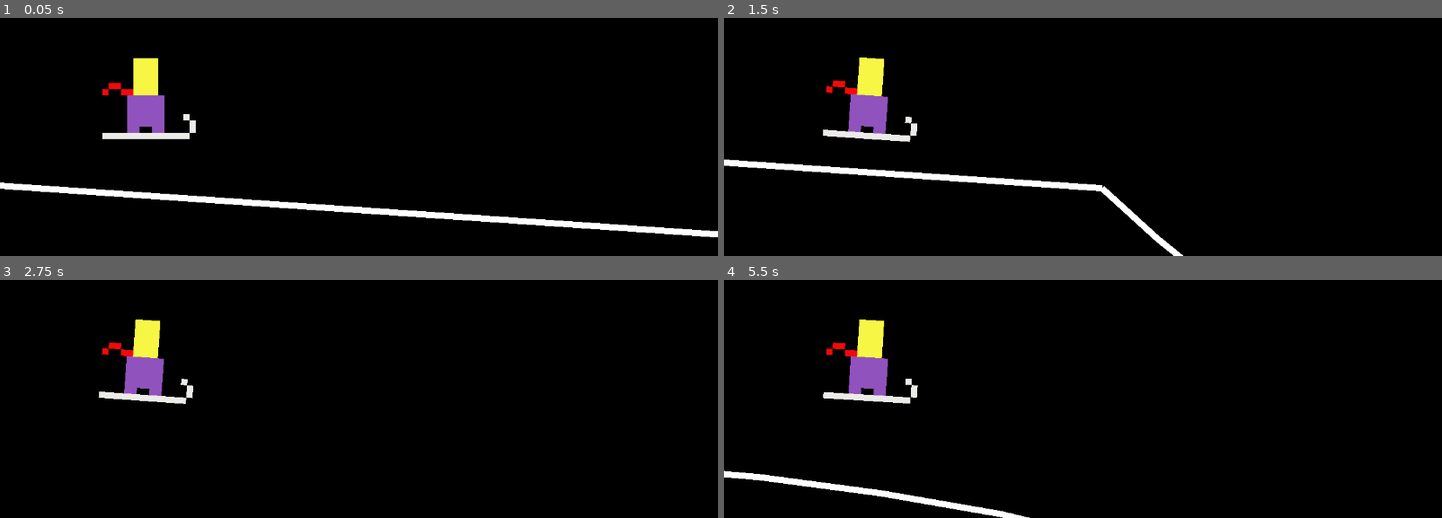
Above: before the commit, frames 1-4 (two rows, left to right).
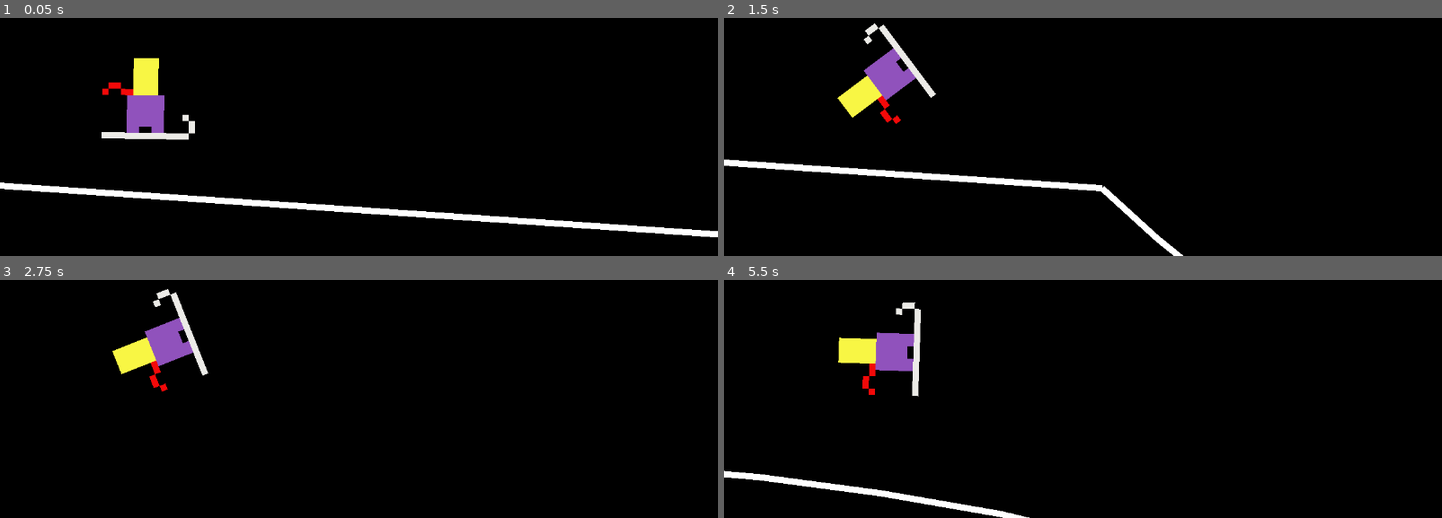
Above: after the commit, the same moments.

Repository: martindzejky/powder-panic
Game: Godot game, scene res://main.tscn
Two runs of this game, one before a commit and one after it. Both use one fixed random seed, a clock stepped at 60 frames per second and the inputs below.
Inputs:
- Up to frame 1 (0.05 s): no input
- Up to frame 2 (1.5 s): tap Enter at 0.5 s; hold Space (jump) 0.53-1.28 s; tap Space (jump) at 1.35 s
- Up to frame 3 (2.75 s): tap Space (jump) at 1.52, 1.82 s; hold Space (jump) from 2.03 s (still down)
- Up to frame 4 (5.5 s): release Space (jump) at 2.78 s; tap Space (jump) at 2.85, 3.02, 3.32, 4.35, 4.52, 4.82 s; hold Space (jump) 3.53-4.28 s; hold Space (jump) from 5.03 s (still down)

The runs differ from the first frame. In frame 1, 0.2% of the frame differs, in the area x 14-28%, y 16-52%; in frame 2, 2.8%; in frame 3, 2.9%, in the area x 13-30%, y 3-53%; in frame 4, 2.8%.

Commit message:
backflips

Diff:
--- a/objects/player.gd
+++ b/objects/player.gd
@@ -3,8 +3,10 @@
 @export var current_speed = 800
 @export var gravity = 1000.0
 @export var jump_strength = 500.0
+@export var rotation_speed = 2.6
+@export var passive_rotation_speed = 0.3
 
-@export var sprite: Sprite2D
+@export var rotation_node: Node2D
 
 var slope_normal = Vector2.UP
 
@@ -23,16 +25,20 @@
 
   if is_on_floor():
     slope_normal = get_floor_normal()
-    update_sprite_rotation()
+    update_floor_rotation()
     time_in_air = 0.0
   else:
     time_in_air += delta
+    update_air_rotation(delta)
 
 func handle_jump():
   velocity.y = -jump_strength
 
   # Normalize to maintain constant speed
   velocity = velocity.normalized() * current_speed
+
+  # Rotate the sprite back slightly
+  rotation_node.rotation = slope_normal.angle() + PI / 2 - 0.2
 
 func handle_slope_movement(delta):
   # Movement aligned with slope
@@ -49,6 +55,12 @@
   # Normalize to maintain constant speed
   velocity = velocity.normalized() * current_speed
 
-func update_sprite_rotation():
+func update_floor_rotation():
   # Rotate the sprite to match the slope
-  sprite.rotation = slope_normal.angle() + PI / 2
+  rotation_node.rotation = slope_normal.angle() + PI / 2
+
+func update_air_rotation(delta):
+  if Input.is_action_pressed('jump'):
+    rotation_node.rotation -= rotation_speed * delta
+  else:
+    rotation_node.rotation += passive_rotation_speed * delta
--- a/objects/player.tscn
+++ b/objects/player.tscn
@@ -6,12 +6,12 @@
 [sub_resource type="CircleShape2D" id="CircleShape2D_0xm2m"]
 radius = 80.0
 
-[node name="player" type="CharacterBody2D" node_paths=PackedStringArray("sprite") groups=["player"]]
+[node name="player" type="CharacterBody2D" node_paths=PackedStringArray("rotation_node") groups=["player"]]
 collision_layer = 0
 floor_stop_on_slope = false
 floor_max_angle = 1.0472
 script = ExtResource("1_ykyjo")
-sprite = NodePath("sprite")
+rotation_node = NodePath("sprite")
 
 [node name="sprite" type="Sprite2D" parent="."]
 scale = Vector2(10, 10)
